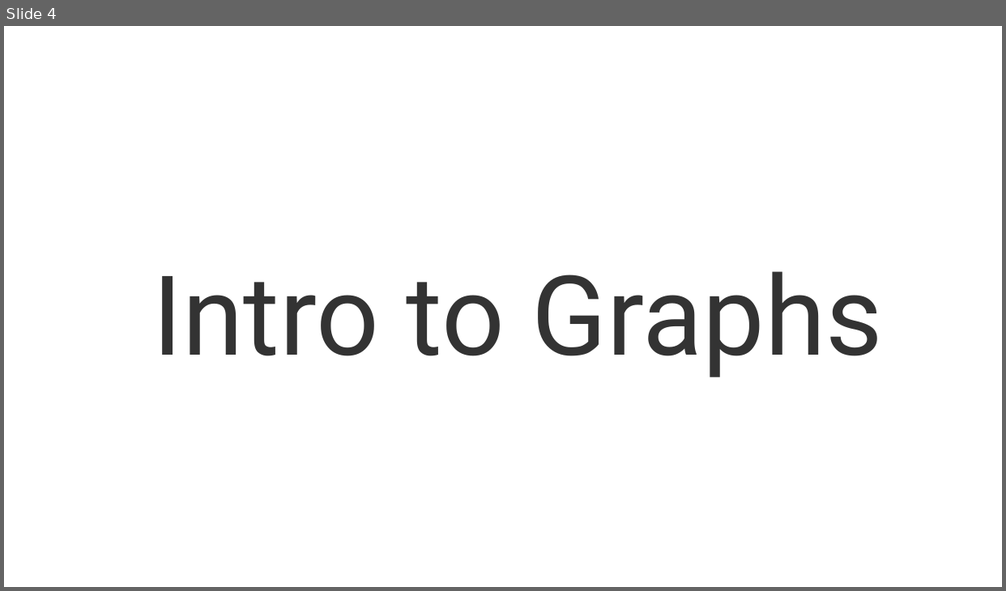
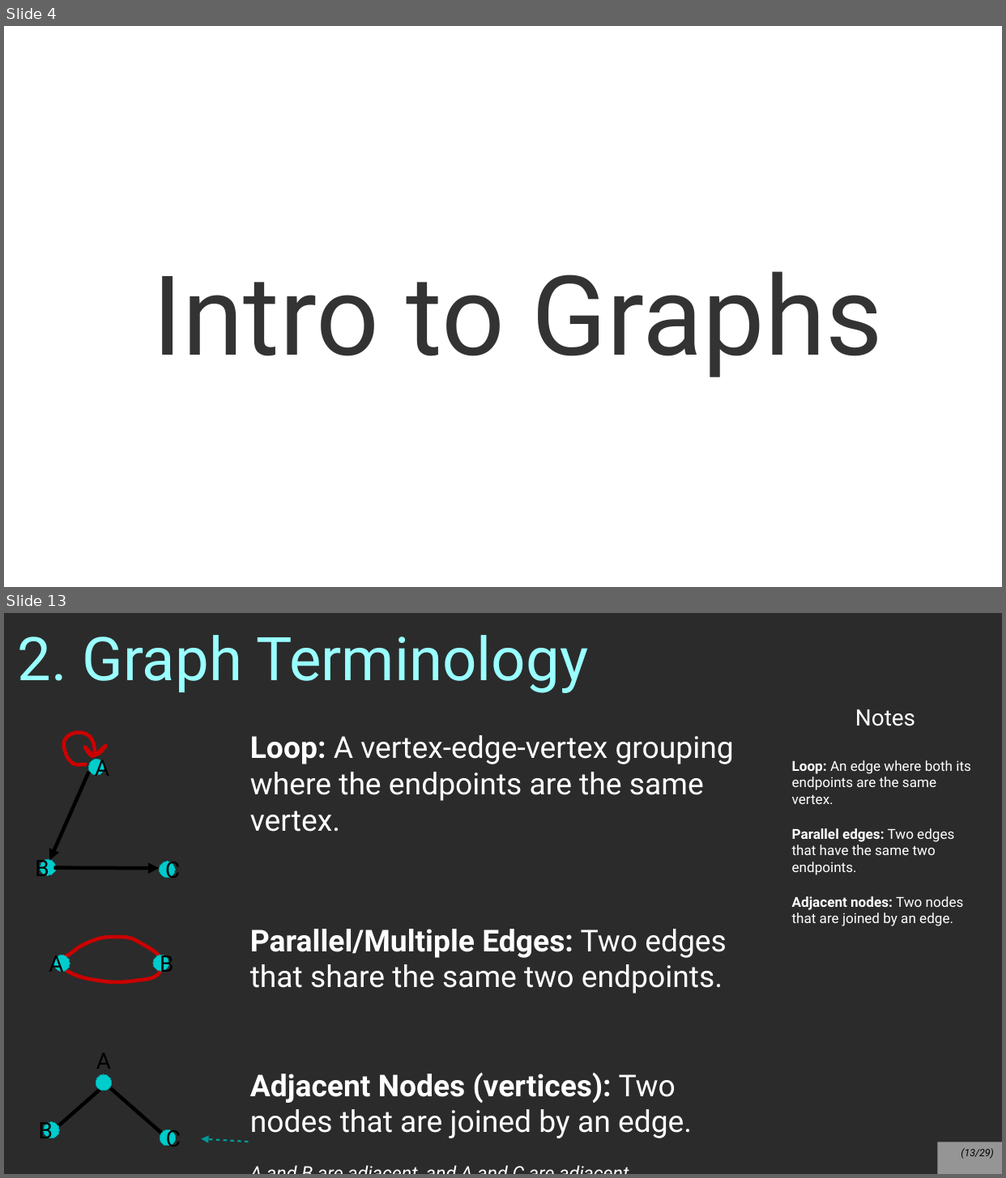
Before and after one commit to nguyenchithien/CS211-Discrete-Structures-II, a slide deck: Lectures/Lecture 7.1.odp. Shown one above the other, each under a label of ours: slide 4 before the commit, slides 4 and 13 after it; the slides between them are not shown. The pictures are 1006x591 and 1006x1178 pixels, drawn with LibreOffice and Linux fonts; fonts in the diff are those of the drawing; background and template pictures are left out; a plain dark background stands for a picture behind light text. Boxes give left, top, right and bottom in pixels: in the first picture for what was removed or moved away, otherwise in the second. Text is boxed around its words. In the diff, an @@ line names an element or a change of style, - is before the commit and + after.

```diff
--- a/Lectures/Lecture 7.1.odp
+++ b/Lectures/Lecture 7.1.odp
@@ slide 13 added at (x1=4, y1=613, x2=1002, y2=1174), background picture (left out) @@
@@ title added at (x1=18, y1=635, x2=588, y2=693), 48 pt, text #99FFFF @@
+2. Graph Terminology
@@ text added at (x1=792, y1=709, x2=971, y2=926), 11 pt, text #FFFFFF @@
+Notes
+Loop: An edge where both its endpoints are the same vertex.
+Parallel edges: Two edges that have the same two endpoints.
+Adjacent nodes: Two nodes that are joined by an edge.
@@ group added at (x1=40, y1=733, x2=175, y2=877): 3 ellipses, 2 arrows, 1 freeform shape @@
+C
+A
+B
@@ text added at (x1=250, y1=735, x2=734, y2=1139), 24 pt, text #FFFFFF @@
+Loop: A vertex-edge-vertex grouping where the endpoints are the same vertex.
+Parallel/Multiple Edges: Two edges that share the same two endpoints.
+Adjacent Nodes (vertices): Two nodes that are joined by an edge.
+A and B are adjacent, and A and C are adjacent.
@@ group added at (x1=53, y1=937, x2=170, y2=982): 2 freeform shapes, 2 ellipses @@
+B
+A
@@ line added from (106, 1084) to (50, 1134), #000000 2.89 pt @@
@@ ellipse added at (x1=96, y1=1075, x2=112, y2=1091), fill #00CCCC, outline #009999 0 pt, 18 pt, text #000000 @@
+A
@@ line added from (167, 1138) to (106, 1084), #000000 2.89 pt @@
@@ ellipse added at (x1=43, y1=1122, x2=59, y2=1139), fill #00CCCC, outline #009999 0 pt, 18 pt, text #000000 @@
+B
@@ ellipse added at (x1=160, y1=1130, x2=176, y2=1146), fill #00CCCC, outline #009999 0 pt, 18 pt, text #000000 @@
+C
@@ arrow added from (249, 1142) to (202, 1139), #009999 1.45 pt @@
@@ page number added at (x1=938, y1=1143, x2=1002, y2=1174), fill #FFFFFF at 50% opacity, 8 pt, text #000000, italic @@
+(13/29)
```
Also in this commit, not shown: 2 slides changed, 23 other slides added, 5 slides removed, 1 other file.
